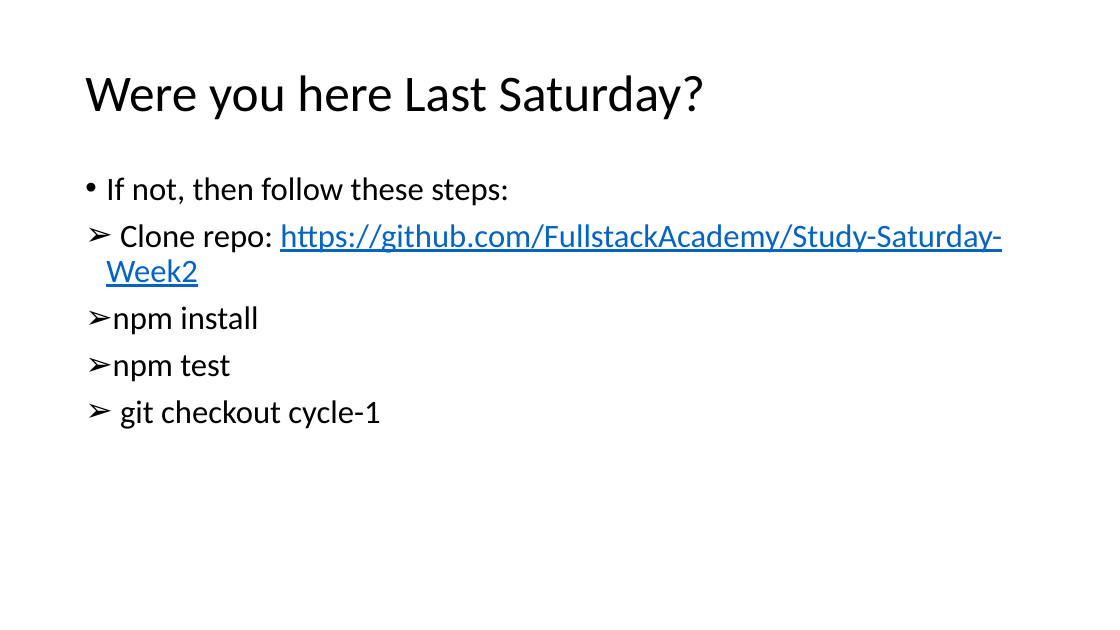
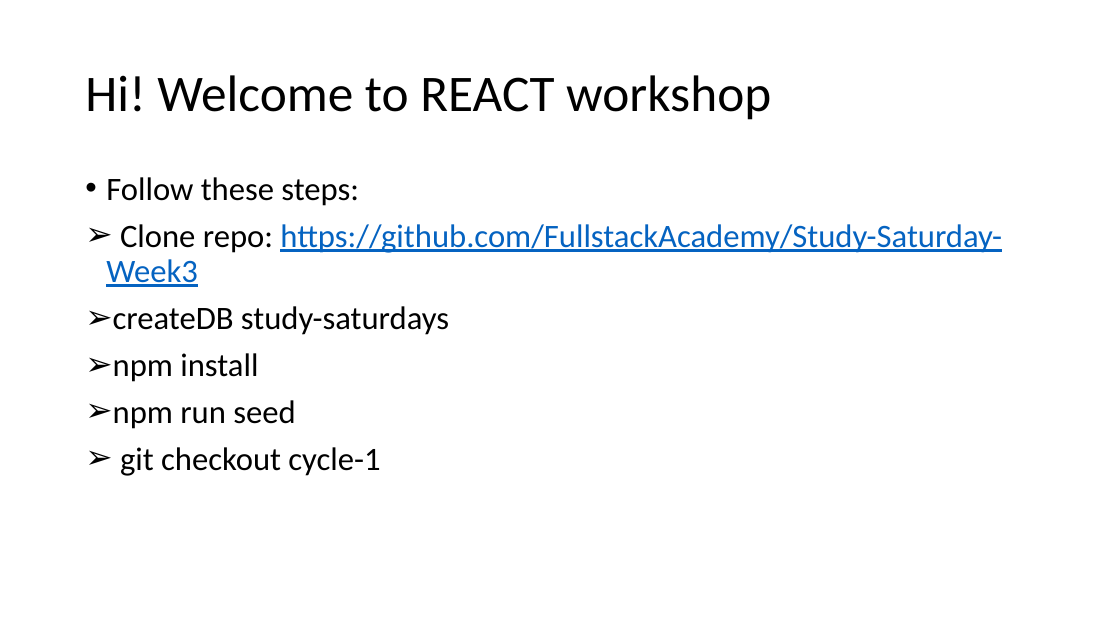
Before and after one commit to FullstackAcademy/Study-Saturday-React, a slide deck: slide 2 of Study Staurday - w3.pptx. Drawn at 1120x630 pixels with LibreOffice and Linux fonts; fonts in the diff are those of the drawing. Boxes give left, top, right and bottom in pixels: in the first picture for what was removed or moved away, otherwise in the second. Text is boxed around its words. In the diff, an @@ line names an element or a change of style, - is before the commit and + after.

Commit message:
added ppt

```diff
--- a/Study Staurday - w3.pptx
+++ b/Study Staurday - w3.pptx
@@ title at (85, 75, 771, 120): text changed @@
-Were you here Last Saturday?
+Hi! Welcome to REACT workshop
@@ text at (106, 177, 1002, 335): text changed @@
-• If not, then follow these steps:
-➢ Clone repo: https://github.com/FullstackAcademy/Study-Saturday-Week2
+• Follow these steps:
+➢ Clone repo: https://github.com/FullstackAcademy/Study-Saturday-Week3
+➢ createDB study-saturdays
@@ text at (113, 400, 295, 429): text changed @@
-➢ npm test
+➢ npm run seed
```
Also in this commit, not shown: 1 other slide changed, 1 slide added, 2 slides removed.
